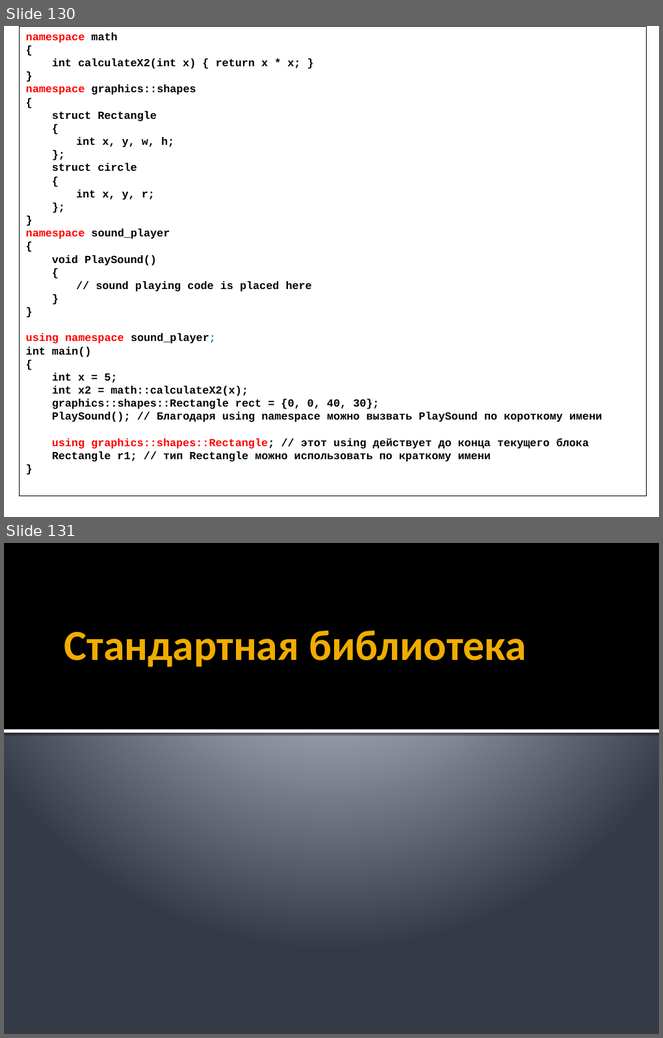
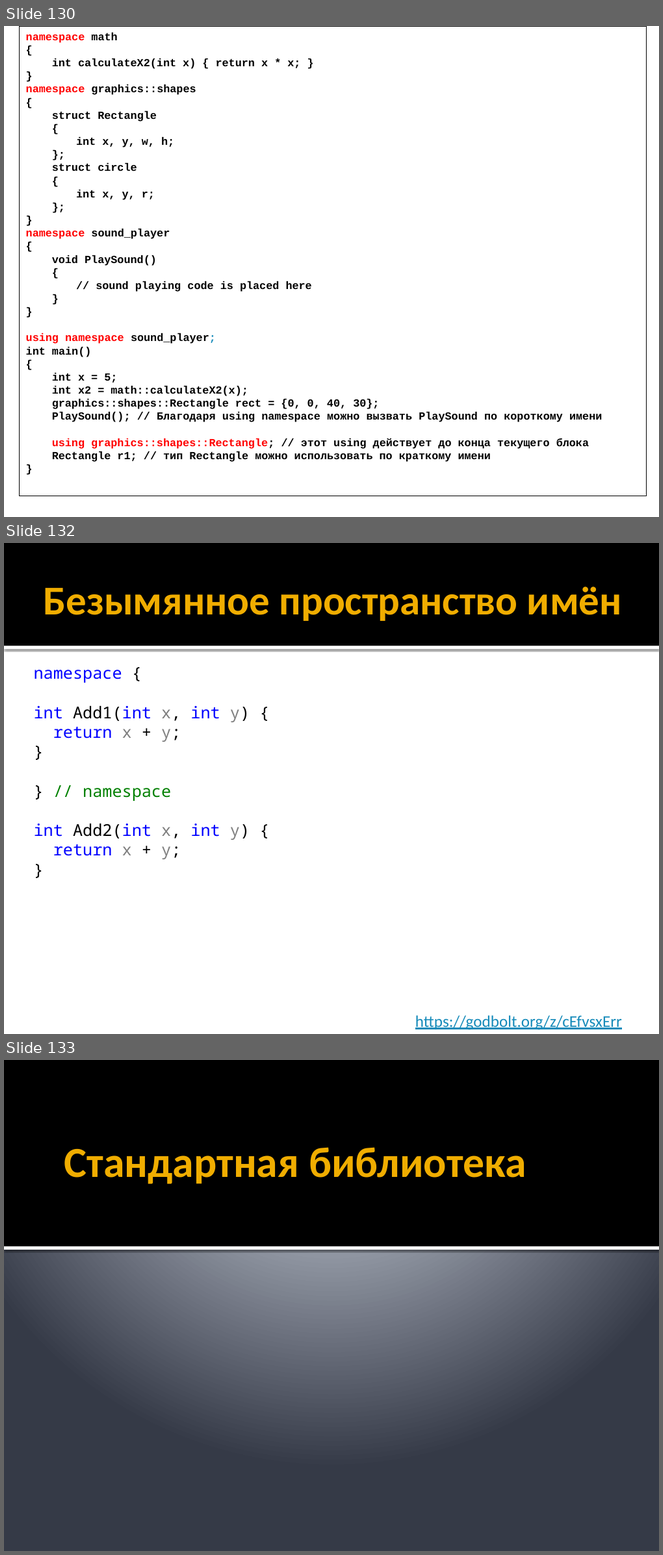
Before and after one commit to alexey-malov/oop, a slide deck: lectures/01/Синтаксис C++.pptx. Shown one above the other, each under a label of ours: slides 130 and 131 before the commit, slides 130, 132 and 133 after it; the slides between them are not shown. The pictures are 663x1038 and 663x1555 pixels, drawn with LibreOffice and Linux fonts; fonts in the diff are those of the drawing. Boxes give left, top, right and bottom in pixels: in the first picture for what was removed or moved away, otherwise in the second. Text is boxed around its words. In the diff, an @@ line names an element or a change of style, - is before the commit and + after.

```diff
--- a/lectures/01/Синтаксис C++.pptx
+++ b/lectures/01/Синтаксис C++.pptx
@@ slide 132 added at box(4, 543, 659, 1034), background #FFFFFF @@
@@ rectangle added at box(4, 543, 659, 646), fill #000000 @@
@@ title added at box(43, 587, 622, 621), 45 pt, text #F0AD00, bold @@
+Безымянное пространство имён
@@ rectangle added at box(4, 646, 659, 649), fill #FFFFFF @@
@@ text added at box(34, 670, 250, 860), 18 pt, text #0000FF @@
+namespace {
+int Add1(int x, int y) {
+return x + y;
+}
+} // namespace
+int Add2(int x, int y) {
+return x + y;
+}
@@ text added at box(415, 1016, 622, 1031), 18 pt, text #168BBA, underline @@
+https://godbolt.org/z/cEfvsxErr
@@ what was slide 131 is now slide 133 @@
```
Also in this commit, not shown: 1 slide changed, 3 other slides added.
